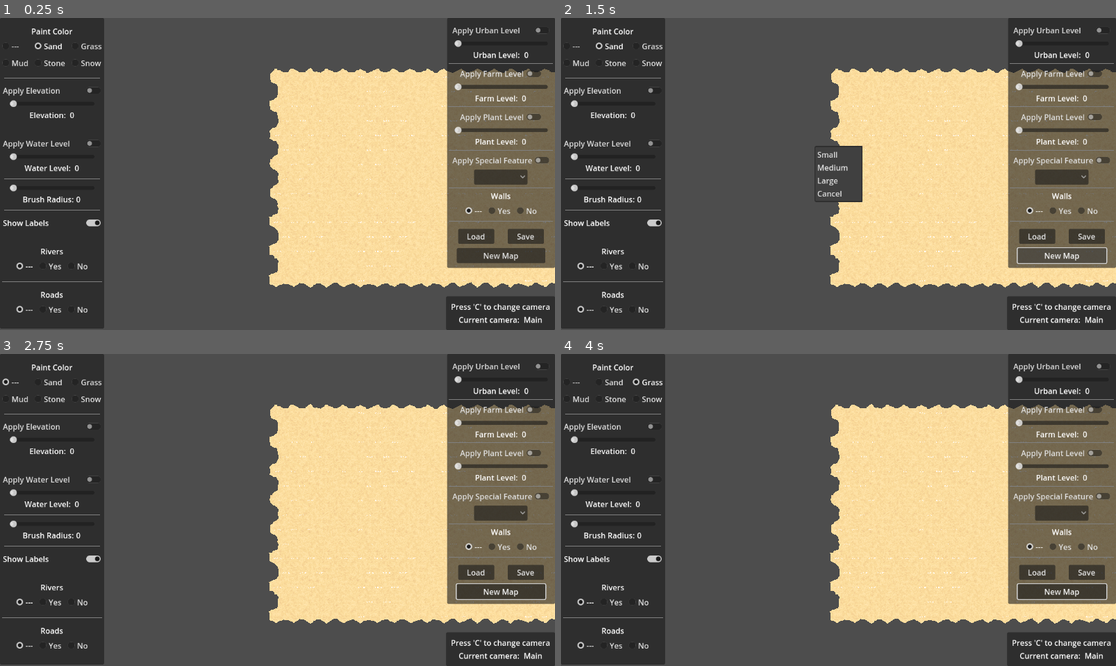
Above: before the commit, frames 1-4 (two rows, left to right).
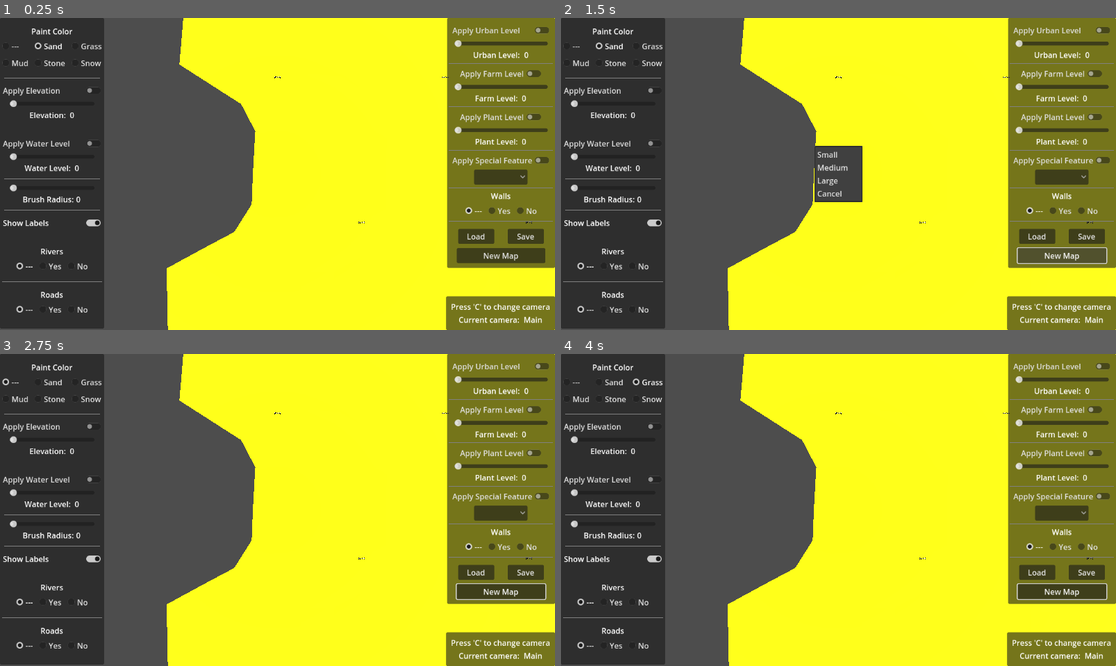
Above: after the commit, the same moments.

Repository: davepruitt/hex_map_godot
Game: Godot game, scene res://scenes/main.tscn
Same seed, same stepped clock (60 frames per second), same inputs: the game is played once before the commit and once after it.
Inputs:
- Up to frame 1 (0.25 s): no input
- Up to frame 2 (1.5 s): click "New Map" at 0.5 s; click "New Map" at 1.25 s
- Up to frame 3 (2.75 s): click "---" at 2 s
- Up to frame 4 (4 s): click "Sand" at 2.75 s; click "Grass" at 3.5 s

The runs differ from the first frame. In frame 1, 59% of the frame differs, in the area x 30-100%, y 0-100%; in frame 2, 57%; in frame 3, 59%; in frame 4, 59%.

Commit message:
#5 Beginning the process of converting hex sizes to 10 instead of 1, and also resizing all other objects and constants accordingly to match the sizes in catlikecoding's tutorials. Also imported the grid texture which is used in tutorial 15.

Diff:
--- a/hex_project_godot/scenes/main.tscn
+++ b/hex_project_godot/scenes/main.tscn
@@ -38,7 +38,7 @@
 script = ExtResource("1_sv3ps")
 
 [node name="HexMapCamera" type="Node3D" parent="." node_paths=PackedStringArray("hex_grid")]
-transform = Transform3D(1, 0, 0, 0, 1, 0, 0, 0, 1, 0, 1, 10)
+transform = Transform3D(1, 0, 0, 0, 1, 0, 0, 0, 1, 0, 1, 100)
 script = ExtResource("2_roenc")
 hex_grid = NodePath("../HexGrid")
 
--- a/hex_project_godot/scripts/hex_map_camera.gd
+++ b/hex_project_godot/scripts/hex_map_camera.gd
@@ -4,11 +4,11 @@
 #region Exported data members
 
 @export var stick_min_zoom : float = 6.0
-@export var stick_max_zoom : float = 20.0
+@export var stick_max_zoom : float = 100.0
 @export var swivel_min_zoom : float = -0
 @export var swivel_max_zoom : float = -90
-@export var movement_speed_min_zoom : float = 25
-@export var movement_speed_max_zoom : float = 10
+@export var movement_speed_min_zoom : float = 250
+@export var movement_speed_max_zoom : float = 100
 @export var rotation_speed : float = 180
 
 
--- a/hex_project_godot/scripts/hex_metrics.gd
+++ b/hex_project_godot/scripts/hex_metrics.gd
@@ -5,7 +5,7 @@
 const OUTER_TO_INNER: float = 0.866025404
 const INNER_TO_OUTER: float = 1.0 / OUTER_TO_INNER
 
-const OUTER_RADIUS: float = 1.0
+const OUTER_RADIUS: float = 10.0
 const INNER_RADIUS: float = OUTER_RADIUS * OUTER_TO_INNER
 
 const CORNERS = [
@@ -22,7 +22,7 @@
 
 const BLEND_FACTOR: float = 1.0 - SOLID_FACTOR
 
-const ELEVATION_STEP: float = 0.5
+const ELEVATION_STEP: float = 3.0
 
 const TERRACES_PER_SLOPE: int = 2
 
@@ -32,23 +32,23 @@
 
 const VERTICAL_TERRACE_STEP_SIZE: float = 1.0 / float(TERRACES_PER_SLOPE + 1)
 
-const CELL_PERTURB_STRENGTH: float = 0.1
+const CELL_PERTURB_STRENGTH: float = 4.0
 
 const CELL_PERTURB_POSITION_MULTIPLIER: float = 100.0
 
-const NOISE_SCALE: float = 1.0
-
-const ELEVATION_PERTURB_STRENGTH: float = 0.015
+const NOISE_SCALE: float = 0.003
+
+const ELEVATION_PERTURB_STRENGTH: float = 1.5
 
 const CHUNK_SIZE_X: int = 5
 
 const CHUNK_SIZE_Z: int = 5
 
-const STREAM_BED_ELEVATION_OFFSET: float = -0.1
+const STREAM_BED_ELEVATION_OFFSET: float = -1.75
 
 const RIVER_SURFACE_ELEVATION_OFFSET: float = 0.5 * STREAM_BED_ELEVATION_OFFSET
 
-const WATER_ELEVATION_OFFSET: float = -0.1
+const WATER_ELEVATION_OFFSET: float = -0.5
 
 const WATER_FACTOR: float = 0.6
 
@@ -62,17 +62,17 @@
 
 const FEATURE_THRESHOLD_SUB_LEVELS: int = 3
 
-const WALL_HEIGHT: float = 0.4
-
-const WALL_Y_OFFSET: float = -0.1
-
-const WALL_THICKNESS: float = 0.075
+const WALL_HEIGHT: float = 4.0
+
+const WALL_Y_OFFSET: float = -1.0
+
+const WALL_THICKNESS: float = 0.75
 
 const WALL_ELEVATION_OFFSET: float = VERTICAL_TERRACE_STEP_SIZE
 
 const WALL_TOWER_THRESHOLD: float = 0.5
 
-const BRIDGE_DESIGN_LENGTH: float = 0.7
+const BRIDGE_DESIGN_LENGTH: float = 7.0
 
 #endregion
 
@@ -96,7 +96,7 @@
 ## This array is populated upon initialization of the application
 static var colors: Array[Color] = []
 
-static var display_mode: Enums.DisplayMode = Enums.DisplayMode.TerrainTextures
+static var display_mode: Enums.DisplayMode = Enums.DisplayMode.TerrainColors
 
 #endregion
 
Binary file added: hex_project_godot/assets/grid.png
Not shown, added: hex_project_godot/assets/grid.png.import
